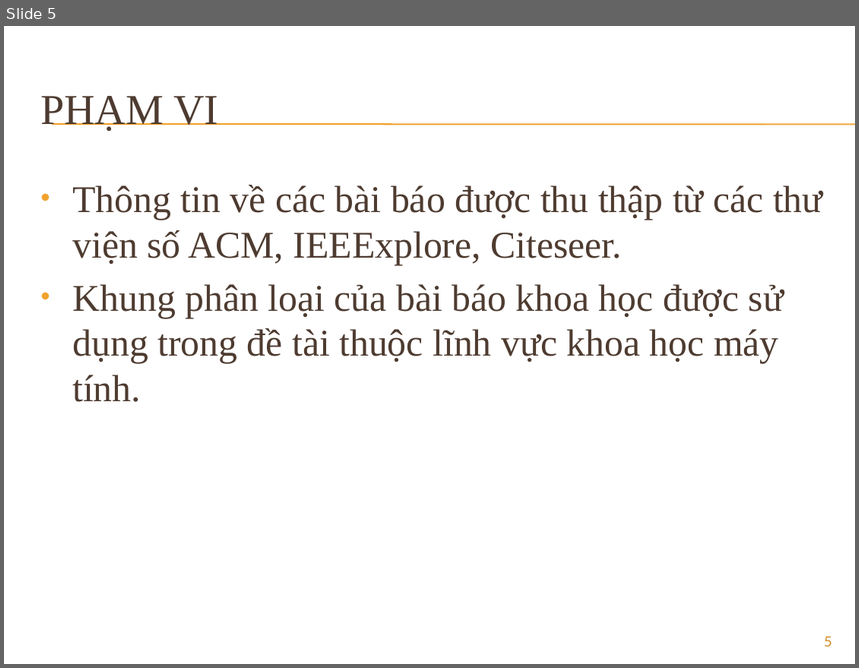
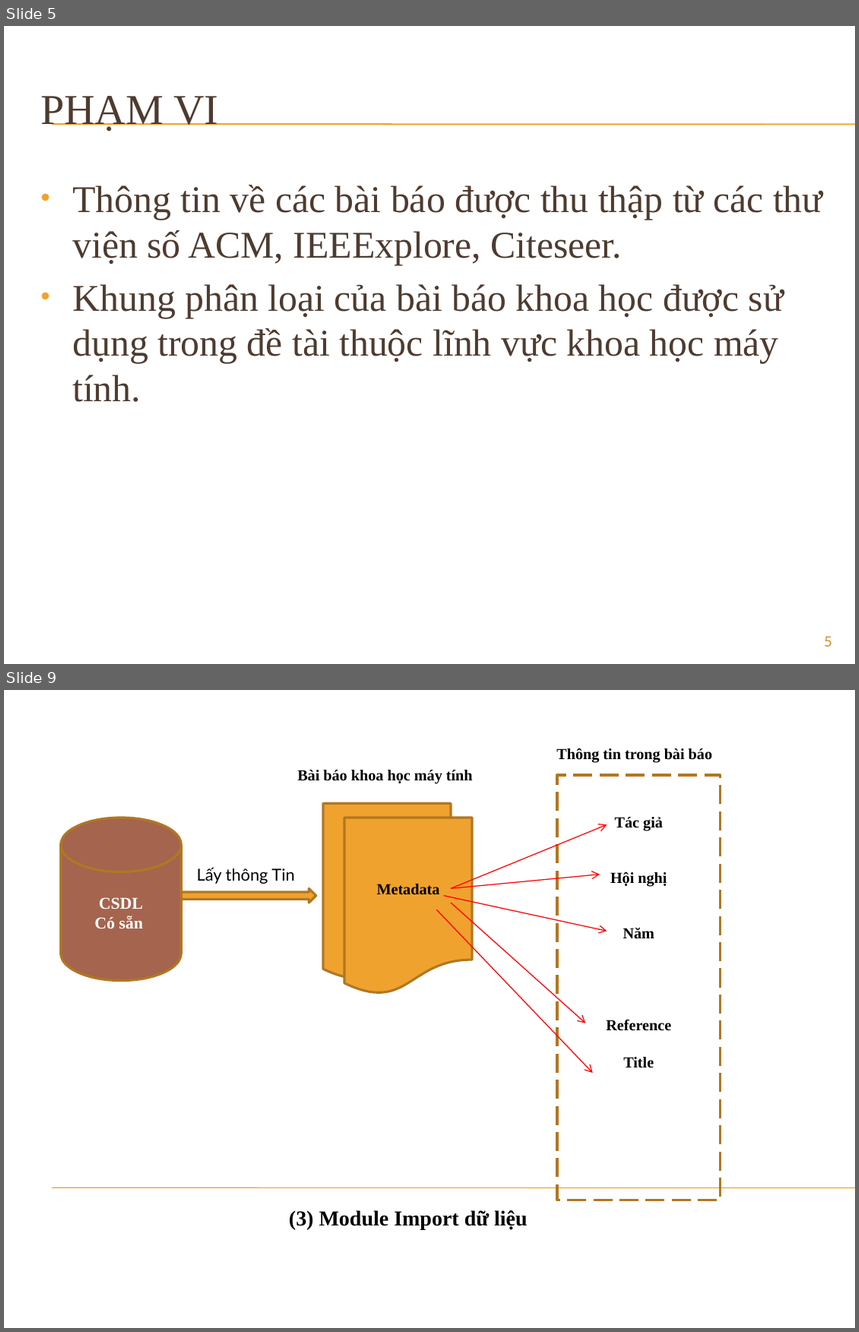
Before and after one commit to tiendv/detaitotnghiep, a slide deck: Outline thesis/De cuong/Slide Bao Cao.pptx. Shown one above the other, each under a label of ours: slide 5 before the commit, slides 5 and 9 after it; the slides between them are not shown. The pictures are 859x668 and 859x1332 pixels, drawn with LibreOffice and Linux fonts; fonts in the diff are those of the drawing; background and template pictures are left out. Boxes give left, top, right and bottom in pixels: in the first picture for what was removed or moved away, otherwise in the second. Text is boxed around its words. In the diff, an @@ line names an element or a change of style, - is before the commit and + after.

```diff
--- a/Outline thesis/De cuong/Slide Bao Cao.pptx
+++ b/Outline thesis/De cuong/Slide Bao Cao.pptx
@@ slide 9 added at [4,690,855,1328], background picture (left out) @@
@@ text added at [557,748,712,762], 13 pt, text #000000, bold @@
+Thông tin trong bài báo
@@ text added at [297,770,473,783], 13 pt, text #000000, bold @@
+Bài báo khoa học máy tính
@@ rectangle added at [557,775,721,1201], outline #B27822 2 pt dashed, 13 pt, text #000000, bold @@
+Tác giả
+Hội nghị
+Năm
+Reference
+Title
@@ flow chart document added at [323,803,451,980], fill #F0A22E, outline #B27822 2 pt @@
@@ cylinder added at [61,818,182,981], fill #A5644E, outline #B27822 2 pt, 14 pt, text #FFFFFF, bold @@
+CSDL
+Có sẵn
@@ flow chart document added at [344,818,472,995], fill #F0A22E, outline #B27822 2 pt, 13 pt, text #000000, bold @@
+Metadata
@@ arrow added from (451, 888) to (607, 825), #FF0000 0.79 pt @@
@@ text added at [197,867,294,884], 14 pt, text #000000 @@
+Lấy thông Tin
@@ right arrow added at [181,888,316,903], fill #F0A22E, outline #B27822 2 pt @@
@@ arrow added from (451, 888) to (600, 875), #FF0000 0.79 pt @@
@@ arrow added from (436, 910) to (593, 1073), #FF0000 0.79 pt @@
@@ arrow added from (444, 896) to (607, 931), #FF0000 0.79 pt @@
@@ arrow added from (451, 903) to (585, 1024), #FF0000 0.79 pt @@
@@ line added from (52, 1188) to (855, 1188), #F0A22E 0.75 pt @@
@@ text added at [289,1211,527,1230], 18 pt, text #000000, bold @@
+(3) Module Import dữ liệu
```
Also in this commit, not shown: 3 slides changed.
